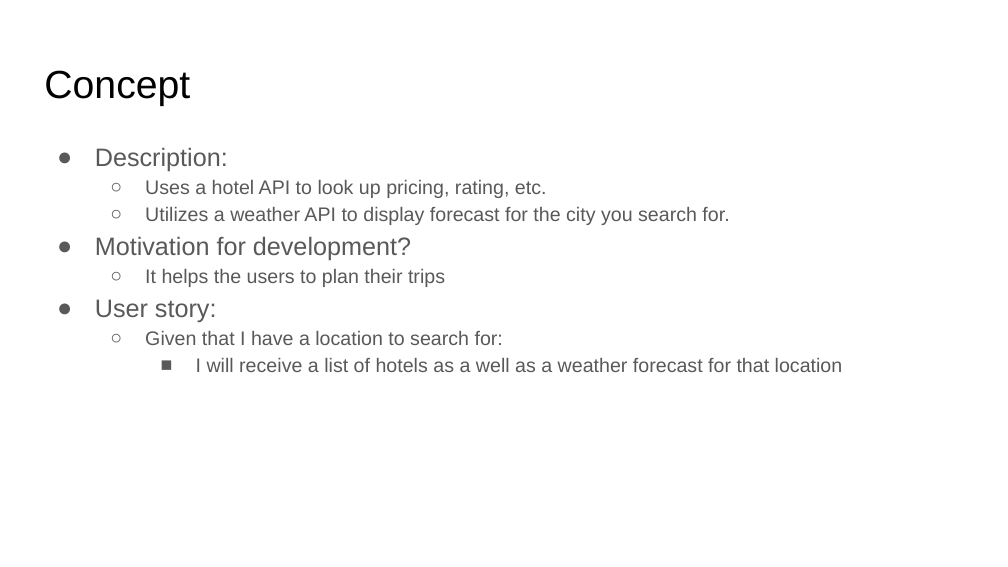
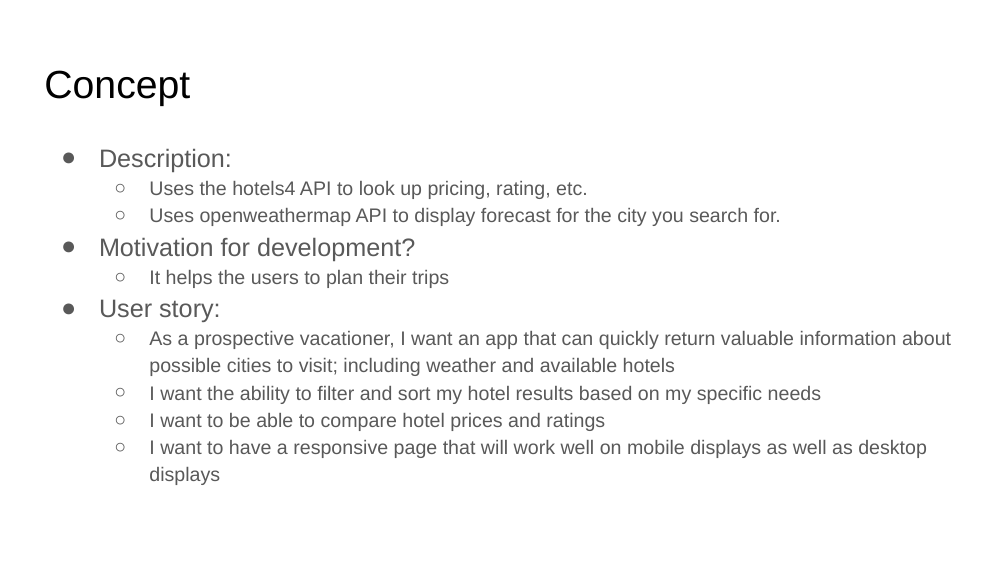
Before and after one commit to matthewdherold/GroupProject, a slide deck: slide 3 of Presentation.odp. Drawn at 1008x567 pixels with LibreOffice and Linux fonts; fonts in the diff are those of the drawing. Boxes give left, top, right and bottom in pixels: in the first picture for what was removed or moved away, otherwise in the second. Text is boxed around its words. In the diff, an @@ line names an element or a change of style, - is before the commit and + after.

```diff
--- a/Presentation.odp
+++ b/Presentation.odp
@@ text at box(149, 181, 781, 226): text changed @@
-  ○ Uses a hotel API to look up pricing, rating, etc.
-  ○ Utilizes a weather API to display forecast for the city you search for.
+  ○ Uses the hotels4 API to look up pricing, rating, etc.
+  ○ Uses openweathermap API to display forecast for the city you search for.
@@ text at box(149, 331, 951, 485): text changed @@
-  ○ Given that I have a location to search for:
-    ■ I will receive a list of hotels as a well as a weather forecast for that location
+  ○ As a prospective vacationer, I want an app that can quickly return valuable information about possible cities to visit; including weather and available hotels
+  ○ I want the ability to filter and sort my hotel results based on my specific needs
+  ○ I want to be able to compare hotel prices and ratings
+  ○ I want to have a responsive page that will work well on mobile displays as well as desktop displays
```
Also in this commit, not shown: 1 other slide changed.
